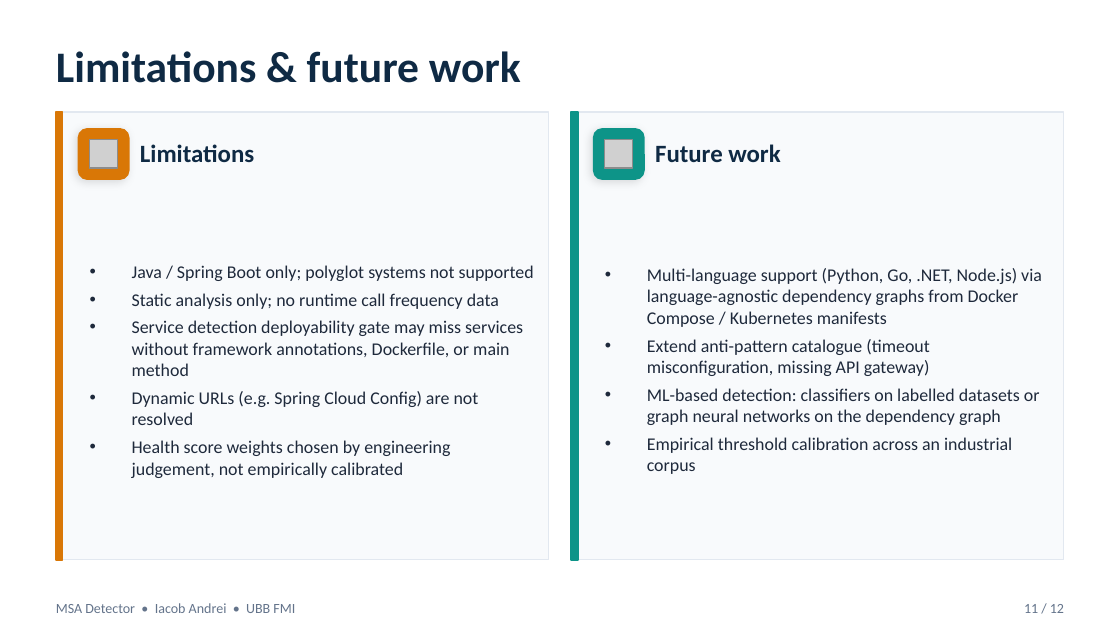
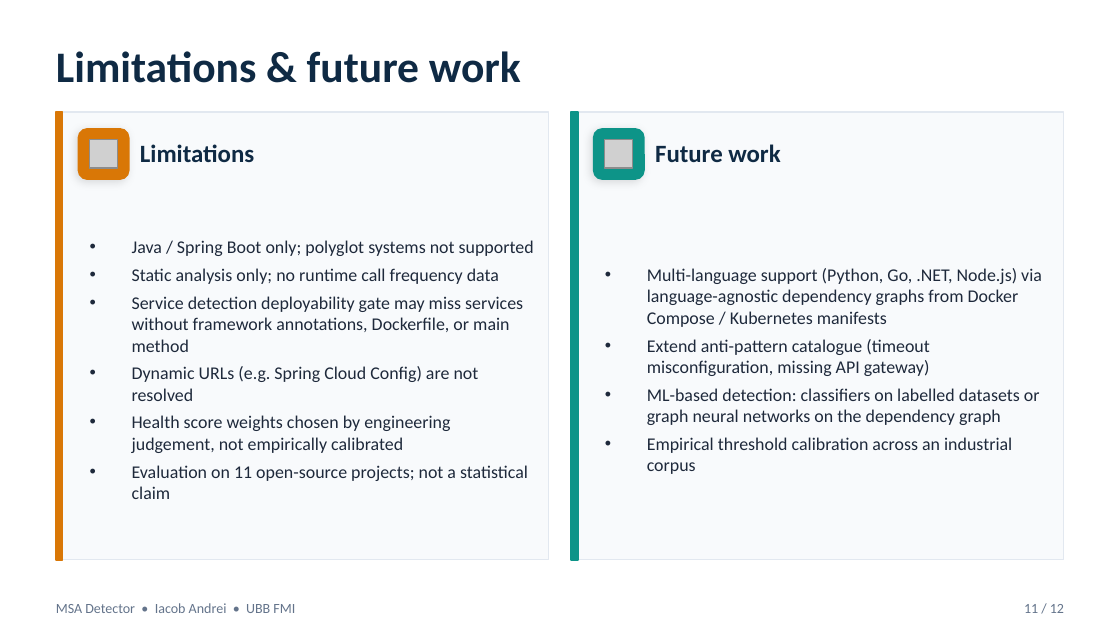
Before and after one commit to andrei45635/dissertation_backend, a slide deck: slide 11 of thesis/presentation/MSA_Detector_Defense.pptx. Drawn at 1120x630 pixels with LibreOffice and Linux fonts; fonts in the diff are those of the drawing; grey boxes stand for pictures. Boxes give left, top, right and bottom in pixels: in the first picture for what was removed or moved away, otherwise in the second. Text is boxed around its words. In the diff, an @@ line names an element or a change of style, - is before the commit and + after.

Commit message:
update presentation

```diff
--- a/thesis/presentation/MSA_Detector_Defense.pptx
+++ b/thesis/presentation/MSA_Detector_Defense.pptx
@@ text at (132, 465, 528, 499): paragraph added @@
+• Evaluation on 11 open-source projects; not a statistical claim
```
Also in this commit, not shown: 1 other slide changed, 1 other file.
